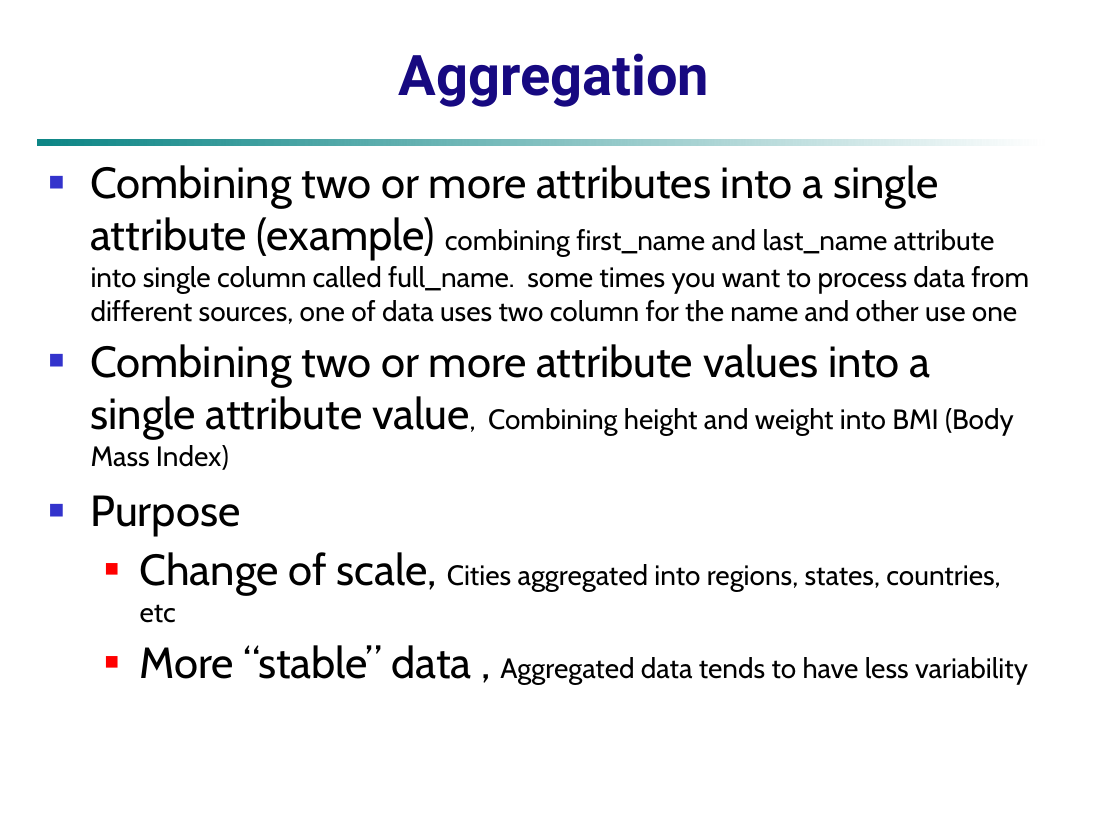
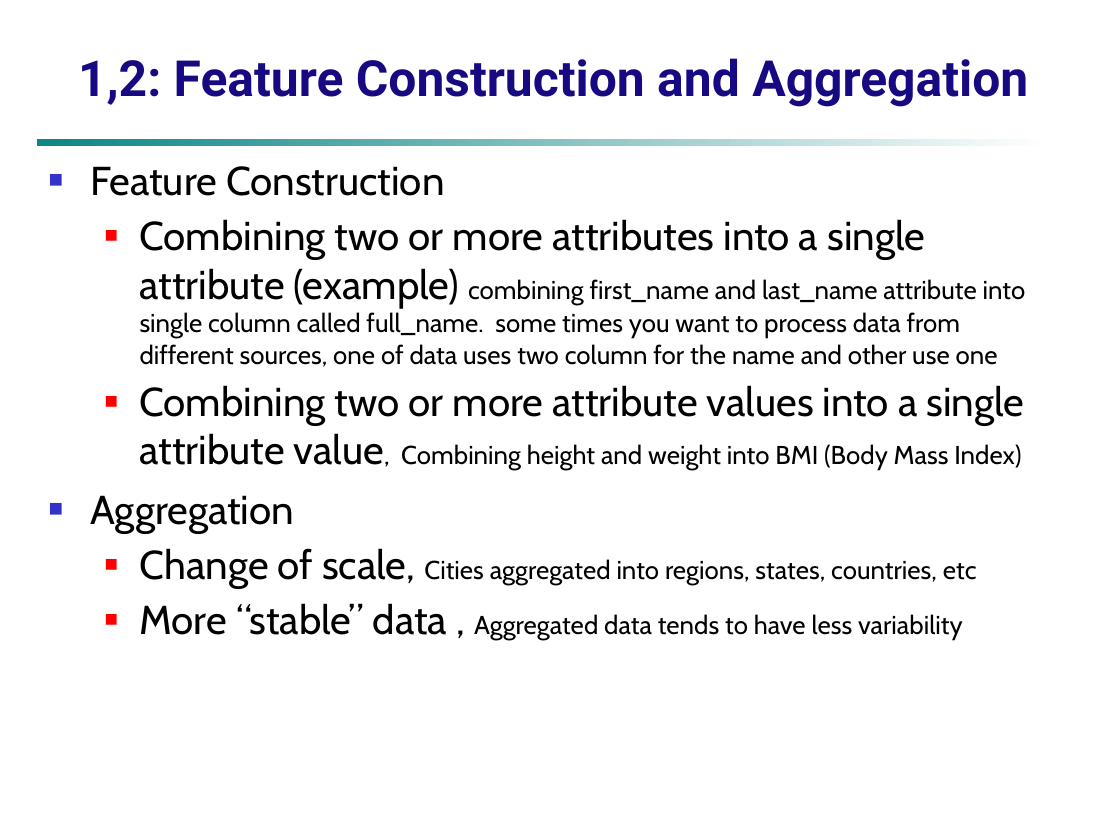
Before and after one commit to mohandesosama/data_warehouse_and_data_mining, a slide deck: slide 42 of Datamining-Slides/03_Preprocessing.ppt. Drawn at 1120x840 pixels with LibreOffice and Linux fonts; fonts in the diff are those of the drawing. Boxes give left, top, right and bottom in pixels: in the first picture for what was removed or moved away, otherwise in the second. Text is boxed around its words. In the diff, an @@ line names an element or a change of style, - is before the commit and + after.

Commit message:
updated data transformation methods in chapter 3

```diff
--- a/Datamining-Slides/03_Preprocessing.ppt
+++ b/Datamining-Slides/03_Preprocessing.ppt
@@ title at bbox=[78, 58, 1028, 107]: text changed; size 36 to 32 pt @@
-Aggregation
+1,2: Feature Construction and Aggregation
@@ text at bbox=[91, 166, 444, 196]: paragraph added @@
+■ Feature Construction
@@ text at bbox=[140, 219, 1026, 640]: size 28 to 25.9 pt in "Combining two or more attributes into a ...", "Combining two or more attribute values into ...", "Change of scale,", "More “stable” data ,"; size 18 to 16.6 pt in "combining first_name and last_name attribute into single ...", "value, Combining height and weight into BMI ...", "Cities aggregated into regions, states, countries, etc", "Aggregated data tends to have less variability"; list level 1 to 2 in "Combining two or more attributes ..."; bullet colour #3333CC to #FF0000; list level 1 to 2 in "Combining two or more attribute ..." @@
@@ text at bbox=[91, 495, 295, 533]: text changed; size 28 to 25.9 pt @@
-■ Purpose
+■ Aggregation
```
Also in this commit, not shown: 4 other slides changed.
